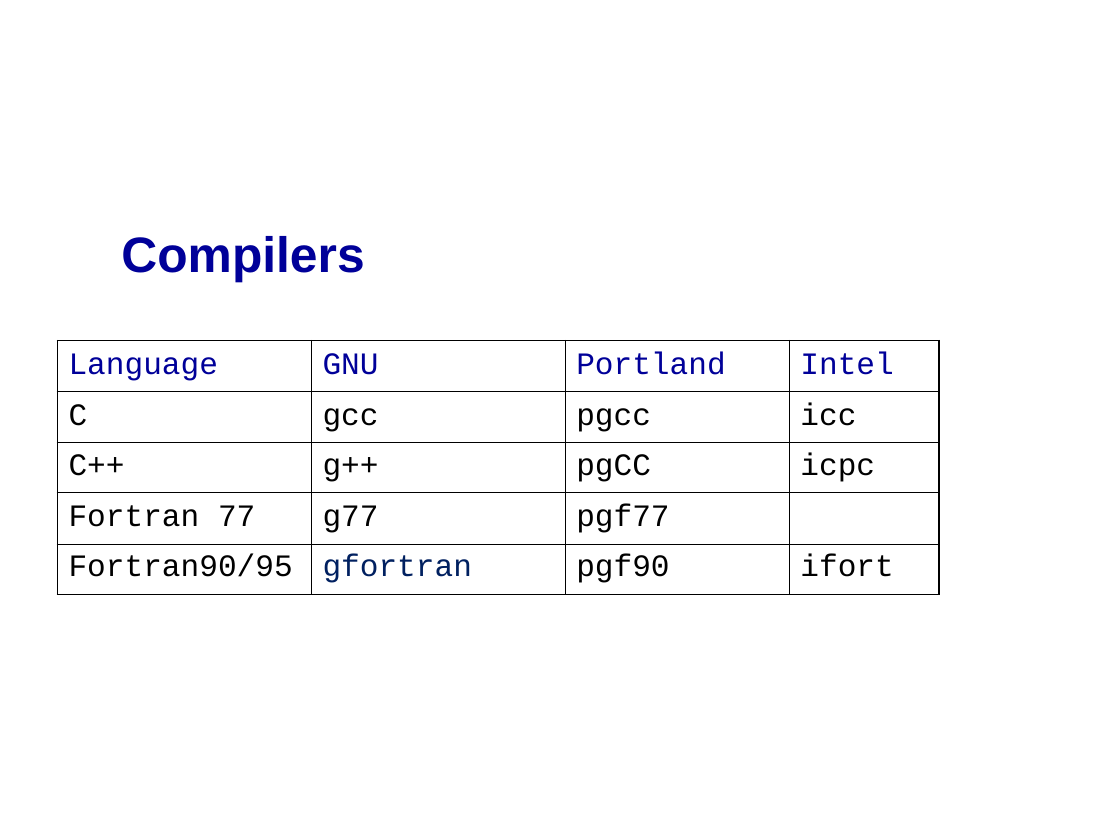
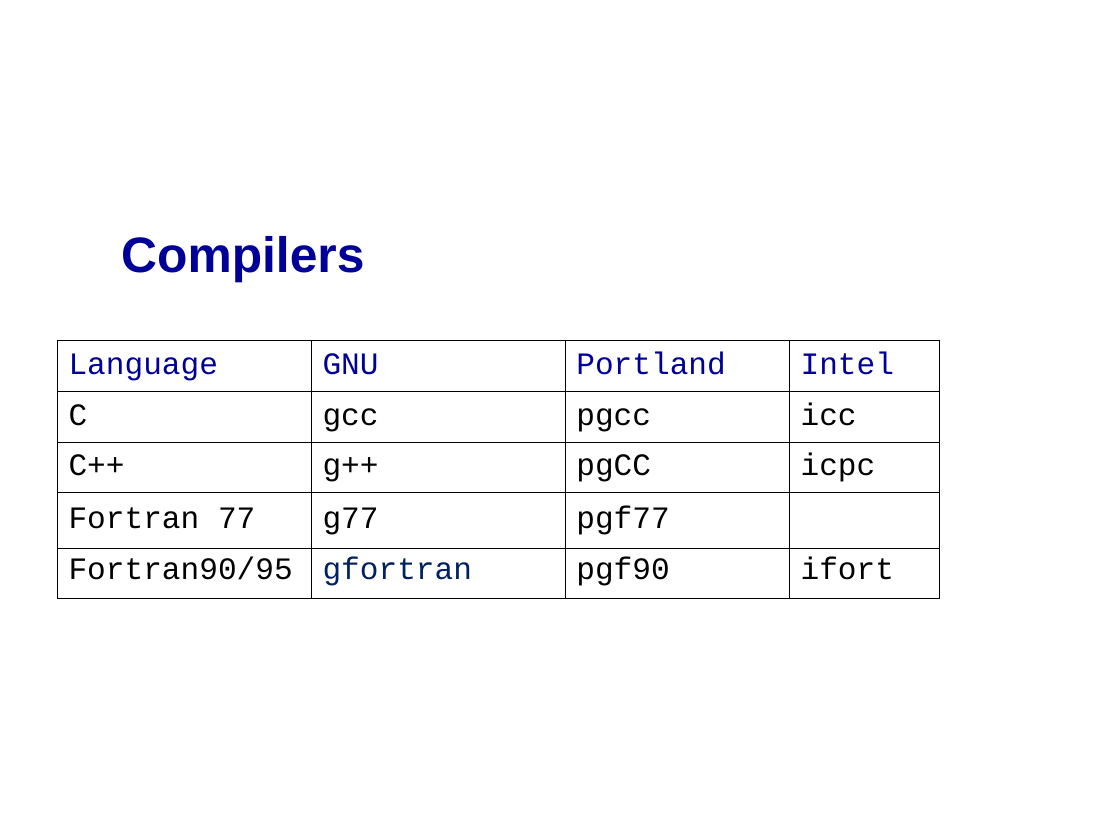
Before and after one commit to mikeg64/iome, a slide deck: slide 45 of src/examples/course/c/presentation/IntrotoC1.ppt (slide 43 before the commit). Drawn at 1120x840 pixels with LibreOffice and Linux fonts; fonts in the diff are those of the drawing; background and template pictures are left out. Boxes give left, top, right and bottom in pixels: in the first picture for what was removed or moved away, otherwise in the second. Text is boxed around its words. In the diff, an @@ line names an element or a change of style, - is before the commit and + after.

```diff
--- a/src/examples/course/c/presentation/IntrotoC1.ppt
+++ b/src/examples/course/c/presentation/IntrotoC1.ppt
@@ table at box(57, 340, 940, 592) @@
@@ line spacing 1 to 0.98 @@
@@ borders changed @@
```
Also in this commit, not shown: 42 other slides changed, 2 slides added, 15 other files.
